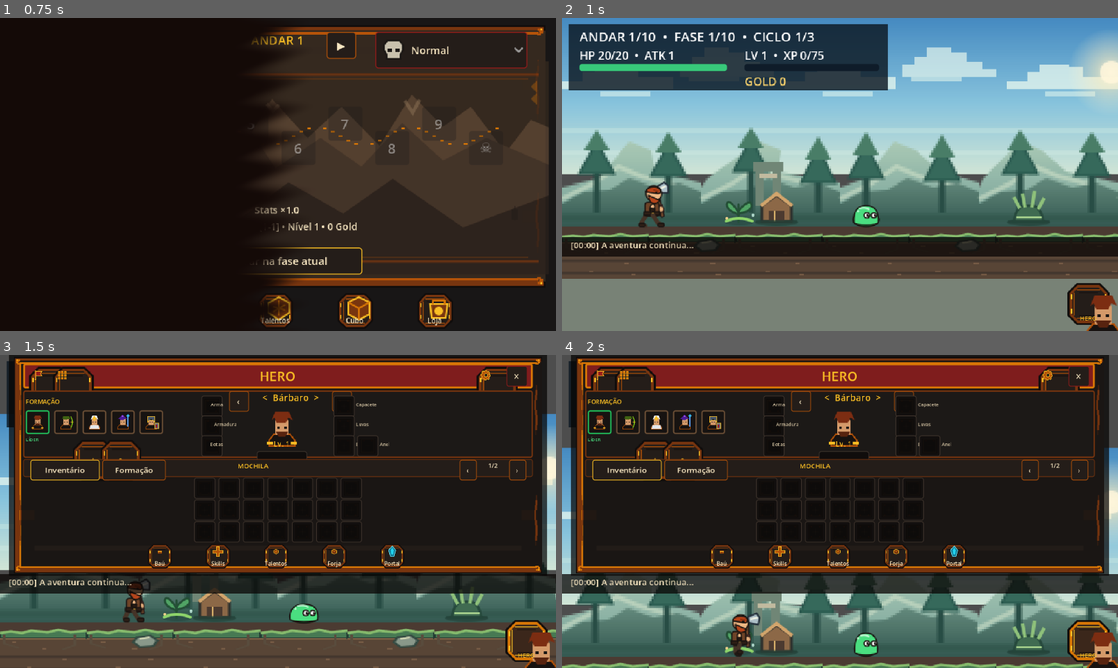
Above: before the commit, frames 1-4 (two rows, left to right).
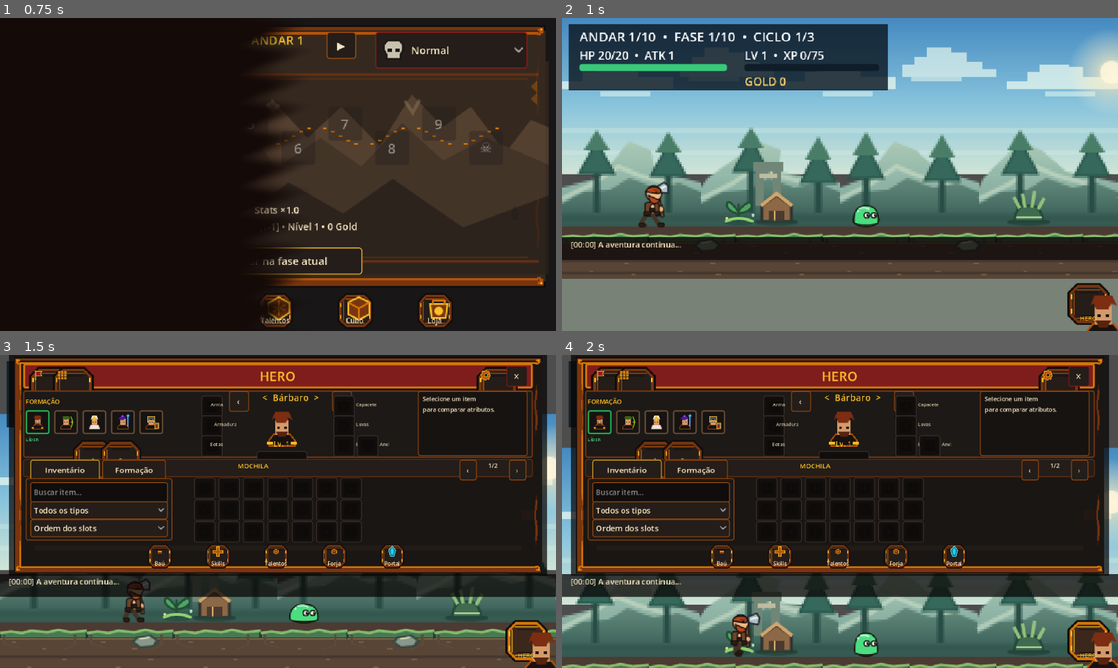
Above: after the commit, the same moments.

Repository: LucasSMFerreira/IdleAdventure
Game: Godot game, scene res://scenes/menu.tscn
The game is run twice, just before and just after one commit, with the same random seed, the same clock (stepped at 60 frames per second) and the same inputs.
Inputs:
- Up to frame 1 (0.75 s): click "1" at 0.5 s
- Up to frame 2 (1 s): no input
- Up to frame 3 (1.5 s): click "HERO" at 1.25 s
- Up to frame 4 (2 s): no input

Frame 1 is identical in both runs. In frame 2, 1.4% of the frame differs, in the area x 0-100%, y 71-78%; in frame 3, 3.0%; in frame 4, 3.0%, in the area x 0-100%, y 11-78%.

Commit message:
Melhora busca, comparação e Forja do inventário

Diff:
--- a/scenes/main.gd
+++ b/scenes/main.gd
@@ -19,6 +19,7 @@
 
 var battle_log: Label
 var battle_elapsed: float = 0.0
+var battle_history: Array[String] = []
 
 var andar_atual: int = 1
 var fase_atual: int = 1
@@ -53,15 +54,15 @@
 func _build_idle_hud() -> void:
     var log_background := ColorRect.new()
     log_background.position = Vector2(0, 252)
-    log_background.size = Vector2(640, 22)
+    log_background.size = Vector2(640, 26)
     log_background.color = Color(0.04, 0.025, 0.02, 0.76)
     log_background.mouse_filter = Control.MOUSE_FILTER_IGNORE
     $Interface.add_child(log_background)
     battle_log = Label.new()
     battle_log.position = Vector2(10, 254)
-    battle_log.size = Vector2(550, 18)
+    battle_log.size = Vector2(550, 23)
     battle_log.text = "[00:00] A aventura continua..."
-    battle_log.add_theme_font_size_override("font_size", 10)
+    battle_log.add_theme_font_size_override("font_size", 9)
     battle_log.add_theme_color_override("font_color", Color("f8e7c2"))
     $Interface.add_child(battle_log)
     var toggle := TextureButton.new()
@@ -143,6 +144,7 @@
     if not item.is_empty():
         EstadoJogo.adicionar_item(item)
         texto_drop.text = "DROP: %s  |  +%d Gold" % [Itens.nome_exibicao(item), gold_drop]
+        _write_battle_log("Item encontrado: %s" % Itens.nome_exibicao(item))
     texto_drop.show()
     aviso_drop.start()
     _atualizar_xp()
@@ -200,8 +202,15 @@
 func _write_battle_log(message: String) -> void:
     if battle_log == null:
         return
-    var total_seconds := floori(battle_elapsed)
-    battle_log.text = "[%02d:%02d] %s" % [total_seconds / 60, total_seconds % 60, message]
+    var total_seconds: int = floori(battle_elapsed)
+    var entry: String = "[%02d:%02d] %s" % [total_seconds / 60, total_seconds % 60, message]
+    battle_history.append(entry)
+    if battle_history.size() > 4:
+        battle_history.pop_front()
+    battle_log.text = "\n".join(battle_history.slice(maxi(0, battle_history.size() - 2)))
+    battle_log.tooltip_text = "\n".join(battle_history)
+    var event_color: Color = Color("ef9990") if message.contains("dano") else Color("f8e7c2")
+    battle_log.add_theme_color_override("font_color", event_color)
 
 func _on_player_attack_landed(target: Hurtbox) -> void:
     _floating_damage(target.get_parent() as Node2D, player.dano, Color("fbbf24"))
--- a/scripts/ui/dark_theme.gd
+++ b/scripts/ui/dark_theme.gd
@@ -25,6 +25,8 @@
 	control.add_theme_stylebox_override("normal", panel(STONE_LIGHT, accent, 1))
 	control.add_theme_stylebox_override("hover", panel(Color("38281c"), GOLD, 2))
 	control.add_theme_stylebox_override("pressed", panel(Color("100d0c"), CRIMSON, 2))
+	control.add_theme_stylebox_override("focus", panel(Color("241d19"), GOLD, 2))
+	control.focus_mode = Control.FOCUS_ALL
 
 static func label(control: Label, size: int = 12, color: Color = TEXT) -> void:
 	control.add_theme_font_size_override("font_size", size)
--- a/scripts/ui/hero_inventory_modal.gd
+++ b/scripts/ui/hero_inventory_modal.gd
@@ -34,6 +34,14 @@
 var forge_selection: int = 0
 var forge_mode: bool = false
 var forge_description: Label
+var utility_panel: Panel
+var search_field: LineEdit
+var type_filter: OptionButton
+var sort_selector: OptionButton
+var detail_label: Label
+var selected_item_id: int = 0
+var recycle_confirmation_id: int = 0
+var recycle_button: Button
 
 func _ready() -> void:
 	process_mode = Node.PROCESS_MODE_ALWAYS
@@ -65,6 +73,7 @@
 	_build_hero_section()
 	_build_inventory_section()
 	_build_footer()
+	_build_item_details()
 
 func _build_header() -> void:
 	var header := PanelContainer.new()
@@ -169,6 +178,37 @@
 	inventory_grid.add_theme_constant_override("h_separation", 5)
 	inventory_grid.add_theme_constant_override("v_separation", 1)
 	panel.add_child(inventory_grid)
+	utility_panel = Panel.new()
+	utility_panel.position = Vector2(18, 184)
+	utility_panel.size = Vector2(222, 94)
+	utility_panel.add_theme_stylebox_override("panel", DarkTheme.panel(Color("1c1917"), DarkTheme.BRONZE, 1))
+	panel.add_child(utility_panel)
+	search_field = LineEdit.new()
+	search_field.placeholder_text = "Buscar item..."
+	search_field.position = Vector2(7, 6)
+	search_field.size = Vector2(208, 25)
+	search_field.clear_button_enabled = true
+	search_field.add_theme_font_size_override("font_size", 11)
+	search_field.add_theme_color_override("font_color", DarkTheme.TEXT)
+	search_field.add_theme_stylebox_override("normal", DarkTheme.panel(Color("100d0c"), DarkTheme.BRONZE, 1))
+	search_field.text_changed.connect(func(_query: String) -> void: _reset_results())
+	utility_panel.add_child(search_field)
+	type_filter = OptionButton.new()
+	type_filter.position = Vector2(7, 35)
+	type_filter.size = Vector2(208, 23)
+	DarkTheme.button(type_filter)
+	for label: String in ["Todos os tipos", "Equipamentos", "Acessórios", "Materiais"]:
+		type_filter.add_item(label)
+	type_filter.item_selected.connect(func(_index: int) -> void: _reset_results())
+	utility_panel.add_child(type_filter)
+	sort_selector = OptionButton.new()
+	sort_selector.position = Vector2(7, 62)
+	sort_selector.size = Vector2(208, 23)
+	DarkTheme.button(sort_selector)
+	for label: String in ["Ordem dos slots", "Raridade", "Nível", "Nome"]:
+		sort_selector.add_item(label)
+	sort_selector.item_selected.connect(func(_index: int) -> void: _reset_results())
+	utility_panel.add_child(sort_selector)
 	info_panel = PanelContainer.new()
 	info_panel.position = Vector2(235, 188)
 	info_panel.size = Vector2(330, 72)
@@ -190,7 +230,7 @@
 	forge_description = UIFactory.text(forge_controls, "Selecione um item na grade.", Vector2(8, 5), Vector2(208, 34), 9, DarkTheme.TEXT)
 	forge_description.autowrap_mode = TextServer.AUTOWRAP_WORD_SMART
 	UIFactory.action(forge_controls, "Aprimorar", Vector2(8, 45), Vector2(100, 28), _upgrade_selected, DarkTheme.GOLD)
-	UIFactory.action(forge_controls, "Reciclar", Vector2(114, 45), Vector2(100, 28), _recycle_selected, DarkTheme.CRIMSON)
+	recycle_button = UIFactory.action(forge_controls, "Reciclar", Vector2(114, 45), Vector2(100, 28), _recycle_selected, DarkTheme.CRIMSON)
 	skill_tree = Control.new()
 	skill_tree.position = Vector2(240, 185)
 	skill_tree.size = Vector2(335, 90)
@@ -209,6 +249,16 @@
 	skill_description = UIFactory.text(skill_tree, "", Vector2(0, 45), Vector2(335, 42), 9)
 	skill_description.autowrap_mode = TextServer.AUTOWRAP_WORD_SMART
 
+func _build_item_details() -> void:
+	var detail_panel := Panel.new()
+	detail_panel.position = Vector2(612, 52)
+	detail_panel.size = Vector2(166, 98)
+	detail_panel.add_theme_stylebox_override("panel", DarkTheme.panel(Color("171311"), DarkTheme.BRONZE, 1))
+	panel.add_child(detail_panel)
+	detail_label = UIFactory.text(detail_panel, "Selecione um item\npara comparar atributos.", Vector2(7, 5), Vector2(152, 88), 9)
+	detail_label.autowrap_mode = TextServer.AUTOWRAP_WORD_SMART
+	detail_label.clip_text = true
+
 func _build_footer() -> void:
 	for index: int in range(HUBS.size()):
 		var data: Array = HUBS[index]
@@ -221,6 +271,7 @@
 		button.ignore_texture_size = true
 		button.stretch_mode = TextureButton.STRETCH_KEEP_ASPECT_CENTERED
 		button.pressed.connect(_open_hub.bind(str(data[1])))
+		button.focus_mode = Control.FOCUS_ALL
 		panel.add_child(button)
 		var icon := Sprite2D.new()
 		icon.texture = load("res://assets/ui/%s.svg" % data[2])
@@ -246,6 +297,7 @@
 	button.ignore_texture_size = true
 	button.stretch_mode = TextureButton.STRETCH_KEEP_ASPECT_CENTERED
 	button.pressed.connect(callback)
+	button.focus_mode = Control.FOCUS_ALL
 	owner.add_child(button)
 	var icon := Sprite2D.new()
 	icon.texture = load("res://assets/ui/%s.svg" % icon_name)
@@ -271,18 +323,60 @@
 func refresh_inventory() -> void:
 	if inventory_grid == null: return
 	for child: Node in inventory_grid.get_children(): child.queue_free()
-	var grid := InventoryStore.grid_for(current_source)
+	var grid: InventoryGrid = InventoryStore.grid_for(current_source)
 	if grid == null: return
-	var pages := maxi(1, ceili(float(grid.capacity()) / 21.0))
+	var entries: Array[Dictionary] = _visible_entries(grid)
+	var pages: int = maxi(1, ceili(float(entries.size()) / 21.0))
 	inventory_page = clampi(inventory_page, 0, pages - 1)
 	page_label.text = "%d/%d" % [inventory_page + 1, pages]
 	inventory_title.text = "MOCHILA" if current_source == "bag" else "BAÚ • ABA %s" % ("I" if current_source == "stash:0" else "II")
 	for index: int in range(21):
-		var source_index := inventory_page * 21 + index
-		var item_id := grid.item_at(source_index)
-		var cell := UIFactory.slot(inventory_grid, Vector2.ZERO, current_source, source_index, item_id)
+		var entry_index: int = inventory_page * 21 + index
+		var entry: Dictionary = entries[entry_index] if entry_index < entries.size() else {}
+		var item_id: int = int(entry.get("id", 0))
+		var source_index: int = int(entry.get("index", -1))
+		var cell: ItemSlot = UIFactory.slot(inventory_grid, Vector2.ZERO, current_source, source_index, item_id)
 		cell.quick_clicked.connect(_quick_equip)
 		cell.item_dropped.connect(_inventory_drop)
+
+func _visible_entries(grid: InventoryGrid) -> Array[Dictionary]:
+	var result: Array[Dictionary] = []
+	var filtered: bool = not search_field.text.strip_edges().is_empty() or type_filter.selected > 0 or sort_selector.selected > 0
+	for index: int in range(grid.capacity()):
+		var item_id: int = grid.item_at(index)
+		if not filtered:
+			result.append({"id": item_id, "index": index})
+			continue
+		if item_id <= 0: continue
+		var record: Dictionary = EstadoJogo.item_por_id(item_id)
+		var query: String = search_field.text.strip_edges().to_lower()
+		if not query.is_empty() and not str(record.get("nome", "")).to_lower().contains(query): continue
+		if not _type_matches(str(record.get("slot", ""))): continue
+		result.append({"id": item_id, "index": index, "rarity": int(record.get("qualidade", 0)), "level": int(record.get("nivel", 1)), "name": str(record.get("nome", ""))})
+	if sort_selector.selected > 0:
+		result.sort_custom(_entry_before)
+	return result
+
+func _type_matches(slot: String) -> bool:
+	match type_filter.selected:
+		1: return slot in ["arma", "arma_secundaria", "cabeca", "peito", "pernas", "luvas", "botas"]
+		2: return slot in ["acessorio", "amuleto", "anel", "brinco", "insignia"]
+		3: return slot == "material"
+	return true
+
+func _entry_before(left: Dictionary, right: Dictionary) -> bool:
+	match sort_selector.selected:
+		1:
+			if int(left["rarity"]) != int(right["rarity"]): return int(left["rarity"]) > int(right["rarity"])
+		2:
+			if int(left["level"]) != int(right["level"]): return int(left["level"]) > int(right["level"])
+		3:
+			if str(left["name"]) != str(right["name"]): return str(left["name"]).naturalnocasecmp_to(str(right["name"])) < 0
+	return int(left["index"]) < int(right["index"])
+
+func _reset_results() -> void:
+	inventory_page = 0
+	refresh_inventory()
 
 func _change_class(direction: int) -> void:
 	current_class_index = wrapi(current_class_index + direction, 0, CLASSES.size())
@@ -298,18 +392,48 @@
 		item_equipped.emit(slot_type, item)
 
 func _quick_equip(item_id: int, _source: String) -> void:
+	selected_item_id = item_id
+	_show_item_details(item_id)
 	if forge_mode:
 		forge_selection = item_id
+		recycle_confirmation_id = 0
+		recycle_button.text = "Reciclar"
 		_update_forge_description()
 		return
 	var item := ItemData.from_legacy(EstadoJogo.item_por_id(item_id))
 	var target := item.equipment_slot
 	if target == "acessorio": target = "brinco" if int(EstadoJogo.equipados.get("brinco", 0)) == 0 else "anel"
-	if target in EQUIPMENT and item.can_equip(CLASSES[current_class_index], EstadoJogo.nivel, target) and EstadoJogo.equipar_no_slot(item_id, target):
+	if target not in EQUIPMENT:
+		_show_item_details(item_id, "Material ou item sem slot de herói.")
+		return
+	if not item.can_equip(CLASSES[current_class_index], EstadoJogo.nivel, target):
+		var reason: String = "Nível insuficiente." if EstadoJogo.nivel < item.level_req else "Classe incompatível."
+		_show_item_details(item_id, reason)
+		return
+	if EstadoJogo.equipar_no_slot(item_id, target):
+		_show_item_details(item_id, "Equipado.")
 		item_equipped.emit(target, item)
 
 func _inventory_drop(item_id: int, _destination: String, index: int) -> void:
 	InventoryStore.transfer(item_id, current_source, index)
+	selected_item_id = item_id
+	_show_item_details(item_id)
+
+func _show_item_details(item_id: int, notice: String = "") -> void:
+	var record: Dictionary = EstadoJogo.item_por_id(item_id)
+	if record.is_empty():
+		detail_label.text = "Selecione um item\npara comparar atributos."
+		return
+	var item: ItemData = ItemData.from_legacy(record)
+	var target: String = item.equipment_slot
+	if target == "acessorio": target = "brinco"
+	var equipped: Dictionary = EstadoJogo.item_equipado(target)
+	var health_delta: int = int(record.get("bonus_vida", 0)) - int(equipped.get("bonus_vida", 0))
+	var attack_delta: int = int(record.get("bonus_ataque", 0)) - int(equipped.get("bonus_ataque", 0))
+	var rarity_name: String = Itens.QUALIDADES[int(item.rarity)]
+	var restriction: String = "Nível %d" % item.level_req
+	if not item.class_restriction.is_empty(): restriction += " • %s" % item.class_restriction
+	detail_label.text = "%s\n%s • Lv.%d • A%d\nΔHP %+d  ΔATK %+d\n%s" % [item.name.left(20), rarity_name, item.level_req, item.floor, health_delta, attack_delta, notice]
 
 func _change_page(direction: int) -> void:
 	inventory_page = maxi(0, inventory_page + direction)
@@ -319,6 +443,7 @@
 	forge_mode = false
 	forge_controls.visible = false
 	skill_tree.visible = false
+	utility_panel.visible = true
 	current_source = "bag"
 	inventory_page = 0
 	inventory_grid.visible = true
@@ -329,6 +454,7 @@
 	forge_mode = false
 	forge_controls.visible = false
 	skill_tree.visible = false
+	utility_panel.visible = false
 	inventory_grid.visible = false
 	info_panel.visible = true
 	info_label.text = "FORMAÇÃO ATIVA\nBárbaro líder • bônus de equipe +5%\nTroque a classe pelas setas no retrato."
@@ -341,6 +467,7 @@
 			forge_mode = false
 			forge_controls.visible = false
 			skill_tree.visible = false
+			utility_panel.visible = true
 			current_source = "stash:0" if current_source == "bag" else ("stash:1" if current_source == "stash:0" else "bag")
 			inventory_page = 0
 			inventory_grid.visible = true
@@ -349,6 +476,7 @@
 		"skills":
 			forge_mode = false
 			forge_controls.visible = false
+			utility_panel.visible = false
 			inventory_grid.visible = false
 			info_panel.visible = false
 			skill_tree.visible = true
@@ -356,6 +484,7 @@
 		"talents":
 			_show_info("TALENTOS PASSIVOS\n◆ Maestria +5%   ✦ Resistência +3%\nPontos adicionais serão liberados por nível.")
 		"forge":
+			utility_panel.visible = false
 			skill_tree.visible = false
 			forge_mode = true
 			forge_controls.visible = true
@@ -369,6 +498,7 @@
 	forge_mode = false
 	forge_controls.visible = false
 	skill_tree.visible = false
+	utility_panel.visible = false
 	inventory_grid.visible = false
 	info_panel.visible = true
 	info_label.text = message
@@ -407,7 +537,15 @@
 	if record.is_empty():
 		forge_description.text = "Selecione um item na grade."
 		return
-	forge_description.text = "%s  +%d\nGold: %d  •  Reciclar: +%d" % [str(record.get("nome", "Item")), int(record.get("aprimoramento", 0)), _forge_cost(record), Itens.valor_reciclagem(record)]
+	var current: int = int(record.get("aprimoramento", 0))
+	if current >= 10:
+		forge_description.text = "Aprimoramento máximo: +10\nReciclar: +%d Gold" % Itens.valor_reciclagem(record)
+		return
+	var base_health: int = int(record.get("base_vida", record.get("bonus_vida", 0)))
+	var base_attack: int = int(record.get("base_ataque", record.get("bonus_ataque", 0)))
+	var next_health: int = base_health + ceili(float(base_health) * (current + 1) * 0.1)
+	var next_attack: int = base_attack + ceili(float(base_attack) * (current + 1) * 0.1)
+	forge_description.text = "+%d → +%d  •  %d Gold\nHP %d→%d  ATK %d→%d" % [current, current + 1, _forge_cost(record), int(record.get("bonus_vida", 0)), next_health, int(record.get("bonus_ataque", 0)), next_attack]
 
 func _forge_cost(record: Dictionary) -> int:
 	var next_rank: int = int(record.get("aprimoramento", 0)) + 1
@@ -416,18 +554,59 @@
 func _upgrade_selected() -> void:
 	if EstadoJogo.aprimorar_item(forge_selection):
 		_update_forge_description()
+		_show_item_details(forge_selection, "Aprimoramento concluído.")
 		item_equipped.emit("upgrade", ItemData.from_legacy(EstadoJogo.item_por_id(forge_selection)))
 	else:
-		forge_description.text = "Aprimoramento indisponível: limite +10 ou Gold insuficiente."
+		forge_description.text = "Limite +10 ou Gold insuficiente."
 
 func _recycle_selected() -> void:
+	var record: Dictionary = EstadoJogo.item_por_id(forge_selection)
+	if record.is_empty():
+		forge_description.text = "Selecione um item na grade."
+		return
+	if int(record.get("qualidade", 0)) >= 1 and recycle_confirmation_id != forge_selection:
+		recycle_confirmation_id = forge_selection
+		recycle_button.text = "Confirmar"
+		forge_description.text = "Reciclar %s?\nClique em Confirmar para concluir." % Itens.QUALIDADES[int(record.get("qualidade", 0))]
+		return
 	var recycled: int = EstadoJogo.reciclar(forge_selection)
+	recycle_confirmation_id = 0
+	recycle_button.text = "Reciclar"
 	if recycled > 0:
 		forge_selection = 0
+		selected_item_id = 0
+		_show_item_details(0)
 		forge_description.text = "Item reciclado • +%d Gold" % recycled
 	else:
 		forge_description.text = "Remova o item equipado antes de reciclar."
 
+func _unhandled_key_input(event: InputEvent) -> void:
+	if not event is InputEventKey or not event.pressed or event.echo:
+		return
+	var key: InputEventKey = event as InputEventKey
+	if key.keycode == KEY_ESCAPE:
+		close()
+	elif key.ctrl_pressed and key.keycode == KEY_F:
+		_show_inventory()
+		search_field.grab_focus()
+	elif search_field.has_focus():
+		return
+	elif key.keycode == KEY_PAGEUP:
+		_change_page(-1)
+	elif key.keycode == KEY_PAGEDOWN:
+		_change_page(1)
+	elif key.keycode == KEY_LEFT:
+		_change_class(-1)
+	elif key.keycode == KEY_RIGHT:
+		_change_class(1)
+	elif key.keycode == KEY_B:
+		_open_hub("stash")
+	elif key.keycode == KEY_F:
+		_open_hub("forge")
+	else:
+		return
+	get_viewport().set_input_as_handled()
+
 func close() -> void:
 	closed.emit()
 	queue_free()
--- /dev/null
+++ b/tests/hero_improvements_test.gd
@@ -0,0 +1,78 @@
+extends SceneTree
+
+func _initialize() -> void:
+	call_deferred("_run")
+
+func _run() -> void:
+	var state: Node = root.get_node("EstadoJogo")
+	state.caminho_save = "user://hero_improvements_codex_test.json"
+	state.inventario = []
+	state.gold = 5000
+	state.nivel = 20
+	state.proximo_item_id = 1
+	state.active_class = "Bárbaro"
+	state.stash_tab_ids = []
+	state.bag_ids.clear()
+	state.equipados = {"arma":0,"arma_secundaria":0,"cabeca":0,"peito":0,"pernas":0,"luvas":0,"acessorio":0,"amuleto":0,"anel_1":0,"anel_2":0,"insignia":0,"brinco":0,"anel":0}
+	var store: Node = root.get_node("InventoryStore")
+	store.load_layout()
+	var weak_id: int = state.adicionar_item(Itens.criar_item(1, "arma", 0))
+	var rare_id: int = state.adicionar_item(Itens.criar_item(1, "arma", 1))
+	var material_id: int = state.adicionar_item({"nome":"Minério de teste","slot":"material","andar":1,"nivel":1,"qualidade":0,"quantidade":7,"empilhavel":true})
+	var blocked: Dictionary = Itens.criar_item(1, "cabeca", 0)
+	blocked["class_restriction"] = "Mago"
+	var blocked_id: int = state.adicionar_item(blocked)
+	for item_id: int in [weak_id, rare_id, material_id, blocked_id]:
+		assert(store.transfer(item_id, "bag"))
+	var game: Node2D = (load("res://scenes/world/wildlands_road.tscn") as PackedScene).instantiate() as Node2D
+	root.add_child(game)
+	game._on_inventario_pressed()
+	var modal: CanvasLayer = game.get_node("PainelBau") as CanvasLayer
+	var search: LineEdit = modal.get("search_field") as LineEdit
+	var filter: OptionButton = modal.get("type_filter") as OptionButton
+	var sorter: OptionButton = modal.get("sort_selector") as OptionButton
+	var bag: InventoryGrid = store.bag
+	search.text = "Minério"
+	modal.call("_reset_results")
+	assert((modal.call("_visible_entries", bag) as Array).size() == 1, "Search must narrow results")
+	search.text = ""
+	filter.select(3)
+	modal.call("_reset_results")
+	assert((modal.call("_visible_entries", bag) as Array).size() == 1, "Material filter must narrow results")
+	filter.select(0)
+	sorter.select(1)
+	modal.call("_reset_results")
+	var sorted: Array = modal.call("_visible_entries", bag) as Array
+	assert(int(sorted[0].id) == rare_id, "Rarity sort must put rare item first")
+	sorter.select(0)
+	modal.call("_reset_results")
+	assert(state.equipar_no_slot(weak_id, "arma"))
+	modal.call("_show_item_details", rare_id)
+	var detail: Label = modal.get("detail_label") as Label
+	assert(detail.text.contains("ΔHP"))
+	assert(detail.text.contains("ATK"))
+	modal.call("_quick_equip", blocked_id, "bag")
+	assert(detail.text.contains("Classe incompatível"))
+	modal.call("_open_hub", "forge")
+	modal.call("_quick_equip", rare_id, "bag")
+	var forge_detail: Label = modal.get("forge_description") as Label
+	assert(forge_detail.text.contains("HP") and forge_detail.text.contains("Gold"))
+	modal.call("_recycle_selected")
+	assert(not state.item_por_id(rare_id).is_empty(), "Rare item needs confirmation")
+	assert((modal.get("recycle_button") as Button).text == "Confirmar")
+	modal.call("_recycle_selected")
+	assert(state.item_por_id(rare_id).is_empty(), "Second action recycles item")
+	game._write_battle_log("Evento A")
+	game._write_battle_log("Evento B")
+	game._write_battle_log("Evento C")
+	assert(game.battle_log.text.contains("Evento B") and game.battle_log.text.contains("Evento C"))
+	assert(not game.battle_log.text.contains("Evento A"))
+	modal.call("_show_inventory")
+	var input: InputEventKey = InputEventKey.new()
+	input.keycode = KEY_B
+	input.pressed = true
+	modal.call("_unhandled_key_input", input)
+	assert(str(modal.get("current_source")) == "stash:0", "Keyboard shortcut must open stash")
+	DirAccess.remove_absolute(ProjectSettings.globalize_path(state.caminho_save))
+	print("HERO IMPROVEMENTS OK: search, filters, sort, comparison, forge preview, recycle confirmation, log, keyboard")
+	quit()
Not shown, added: tests/hero_inventory_modal_test.gd.uid
